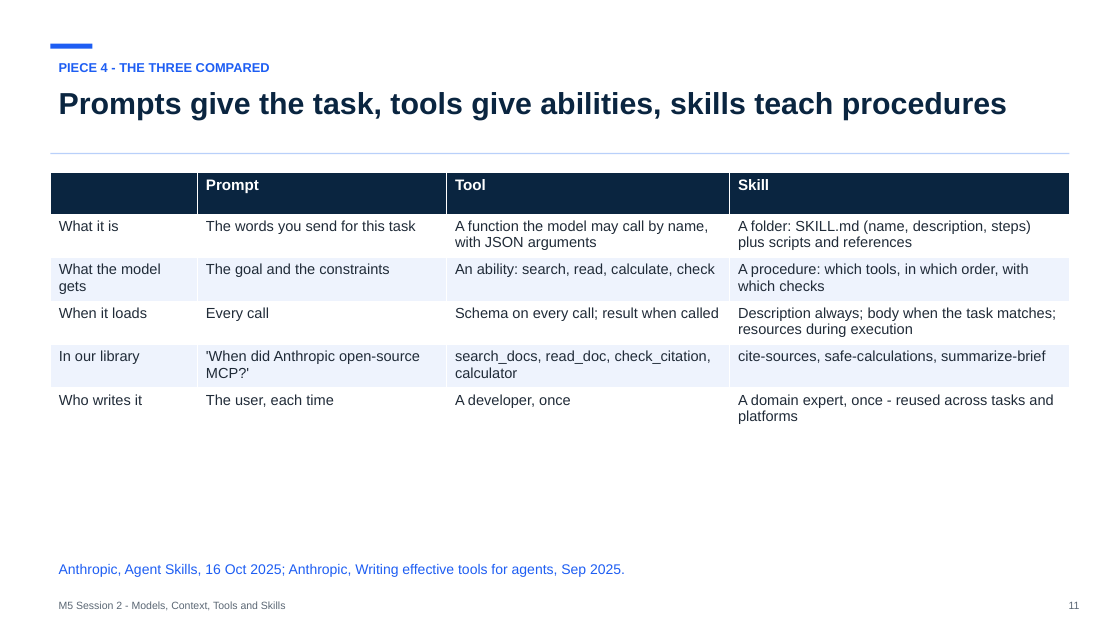
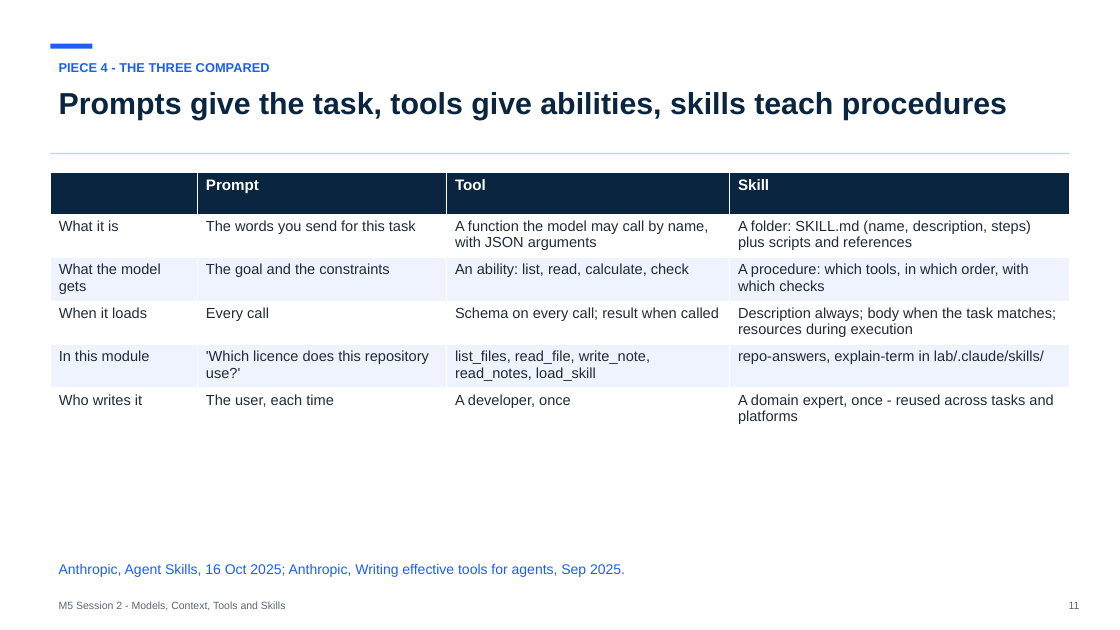
Before and after one commit to maglionejm/fontys-tech-exercises, a slide deck: slide 11 of presentations/m5-session-2-models-context-tools-and-skills.pptx. Drawn at 1120x630 pixels with LibreOffice and Linux fonts; fonts in the diff are those of the drawing. Boxes give left, top, right and bottom in pixels: in the first picture for what was removed or moved away, otherwise in the second. Text is boxed around its words. In the diff, an @@ line names an element or a change of style, - is before the commit and + after.

```diff
--- a/presentations/m5-session-2-models-context-tools-and-skills.pptx
+++ b/presentations/m5-session-2-models-context-tools-and-skills.pptx
@@ table at [50, 172, 1070, 428] @@
-row 3, column 3: An ability: search, read, calculate, check
+row 3, column 3: An ability: list, read, calculate, check
-row 5: In our library | 'When did Anthropic open-source MCP?' | search_docs, read_doc, check_citation, calculator | cite-sources, safe-calculations, summarize-brief
+row 5: In this module | 'Which licence does this repository use?' | list_files, read_file, write_note, read_notes, load_skill | repo-answers, explain-term in lab/.claude/skills/
```
Also in this commit, not shown: 9 other slides changed, 6 slides added, 4 slides removed, 2 other files.
